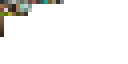
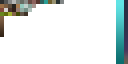
Two versions of the same layered image (128px x 64px). Layer-by-layer changes:
added layer "Layer 1" above "Curves 1" over [124, 0, 128, 64]
removed layer "Background" over [32, 0, 128, 64]
added layer "Layer 2" above "Layer 0" over [116, 0, 120, 64]
added layer "Layer 0" over [32, 0, 128, 64]
